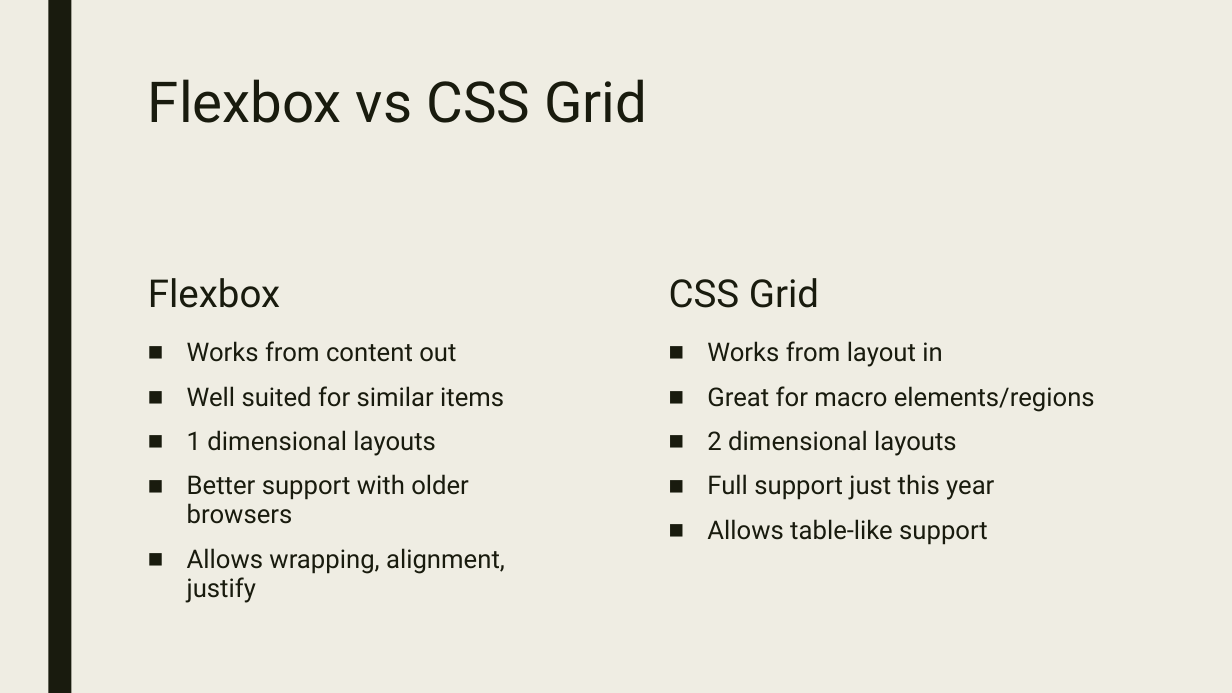
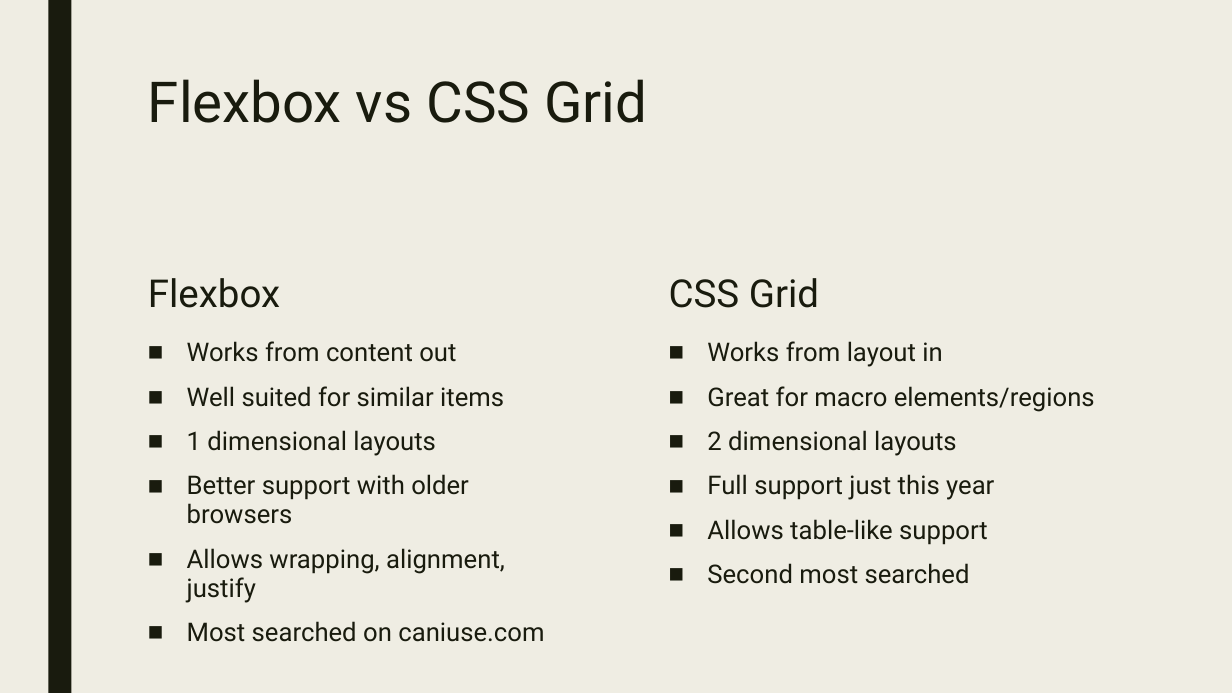
Before and after one commit to shellwe/Flexbox_Grid, a slide deck: slide 3 of Flexbox and Grid.pptx (slide 4 before the commit). Drawn at 1232x693 pixels with LibreOffice and Linux fonts; fonts in the diff are those of the drawing. Boxes give left, top, right and bottom in pixels: in the first picture for what was removed or moved away, otherwise in the second. Text is boxed around its words. In the diff, an @@ line names an element or a change of style, - is before the commit and + after.

```diff
--- a/Flexbox and Grid.pptx
+++ b/Flexbox and Grid.pptx
@@ text at (707,563,970,584): paragraph added @@
+■ Second most searched
@@ text at (187,621,544,642): paragraph added @@
+■ Most searched on caniuse.com
```
Also in this commit, not shown: 1 other slide changed, 1 slide added, 2 slides removed, 3 other files.
